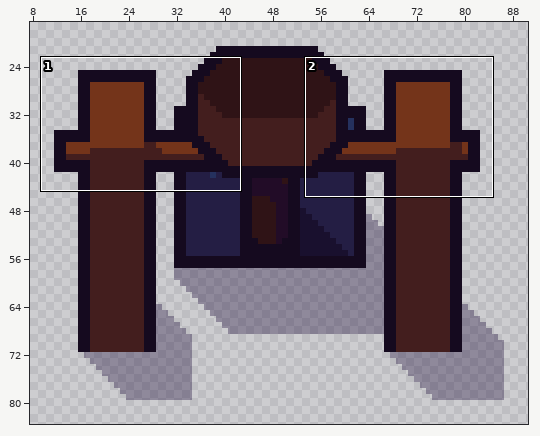
Pixel-art file, stored at res/img/catapult.aseprite. The first picture is a wide view before the edit; the outline marks the close-up.
Close-up. Before the edit:
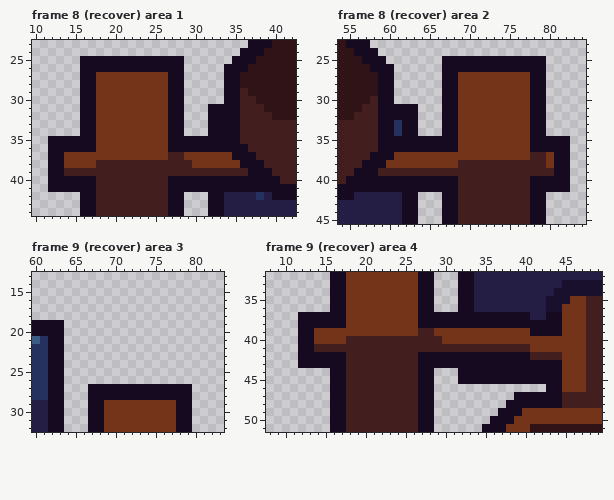
96x110 pixels, 9 frames. Shown: frame 8 (recover) area 1: x 10..42, y 23..44; frame 8 (recover) area 2: x 54..84, y 23..45; frame 9 (recover) area 3: x 60..83, y 13..32; frame 9 (recover) area 4: x 8..49, y 32..51. The wide view leaves out empty margins. The commit also changed other frames or places, which this record leaves out.
New version:
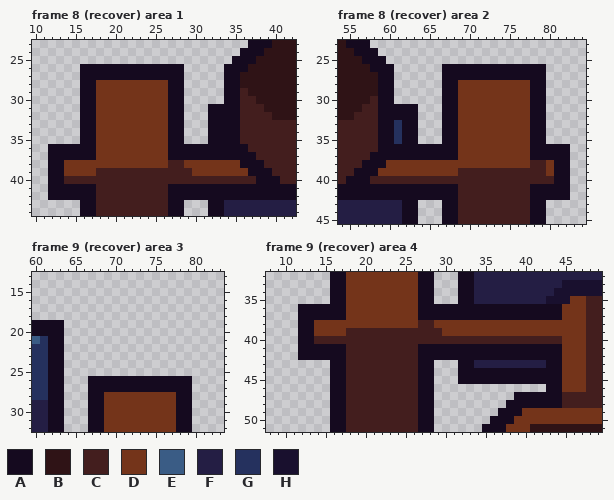
Palette (. is transparent): A #150a1f  B #2f1316  C #431e1e  D #74341a  E #3a5c85  F #241e44  G #25315e  H #19102e
The edit:
Frame 8 (recover) area 1, layer "Layer 1":
y 25: x 16..28 AAAAAAAAAAAAA -> .............
y 27: x 18..26 DDDDDDDDD -> AAAAAAAAA
y 35: x 12..15 AAAA -> ....; x 29..31 AAA -> ...
y 37: x 14..17 DDDD -> AAAA; x 27..34 CCDDDDDD -> AAAAAAAA
y 38: x 18..26 CCCCCCCCC -> DDDDDDDDD; x 29 C -> D
y 39: x 14..17 CCCC -> DDDD; x 30..36 CCCCCCC -> DDDDDDD
y 40: x 14..17 AAAA -> CCCC; x 27..37 AAAAAAAAAAA -> CCCCCCCCCCC
y 42: x 12..15 .... -> AAAA; x 29..31 ... -> AAA; x 34..39 FFFFGF -> AAAAAA
Frame 8 (recover) area 2, layer "Layer 1":
y 25: x 67..79 AAAAAAAAAAAAA -> .............
y 27: x 69..77 DDDDDDDDD -> AAAAAAAAA
y 35: x 61 A -> G; x 64..66 AAA -> ...; x 80..82 AAA -> ...
y 37: x 61..68 DDDDDDDD -> AAAAAAAA; x 78..80 CCD -> AAA
y 38: x 69..77 CCCCCCCCC -> DDDDDDDDD
y 39: x 59..68 CCCCCCCCCC -> DDDDDDDDDD; x 80 C -> D
y 40: x 58..68 AAAAAAAAAAA -> CCCCCCCCCCC; x 78..80 AAA -> CCC
y 42: x 56..61 FFFFFF -> AAAAAA; x 64..66 ... -> AAA; x 80..82 ... -> AAA
Frame 9 (recover) area 3, layer "Layer 1":
y 26: x 67..79 ............. -> AAAAAAAAAAAAA
y 28: x 69..77 AAAAAAAAA -> DDDDDDDDD
Frame 9 (recover) area 4, layer "Layer 1":
y 36: x 12..15 .... -> AAAA; x 29..31 ... -> AAA; x 34..44 FFFFFFFFFHH -> AAAAAAAAAAA
y 37: x 41..42 FF -> AA
y 38: x 14..17 AAAA -> DDDD; x 27..44 AAAAAAAAAAAAAAAAAA -> CCDDDDDDDDDDDDDDDD
y 39: x 18..26 DDDDDDDDD -> CCCCCCCCC; x 29 D -> C; x 41..44 AAAA -> DDDD
y 40: x 14..17 DDDD -> CCCC; x 30..44 DDDDDDDDDDDDDDD -> CCCCCCCCCCCCCCC
y 41: x 14..17 CCCC -> AAAA; x 27..44 CCCCCCCCCCCCCCDDDD -> AAAAAAAAAAAAAAAAAA
y 42: x 41..44 CCCC -> AAAA
y 43: x 12..15 AAAA -> ....; x 29..31 AAA -> ...; x 34..42 AAAAAAAAA -> FFFFFFFFF
Pixel boxes of the changes (left, top, right, bottom) in both close-ups:
changed: (80, 56, 184, 80)
changed: (48, 136, 272, 200)
changed: (442, 56, 546, 80)
changed: (354, 136, 570, 200)
changed: (88, 376, 192, 400)
changed: (298, 304, 562, 368)
